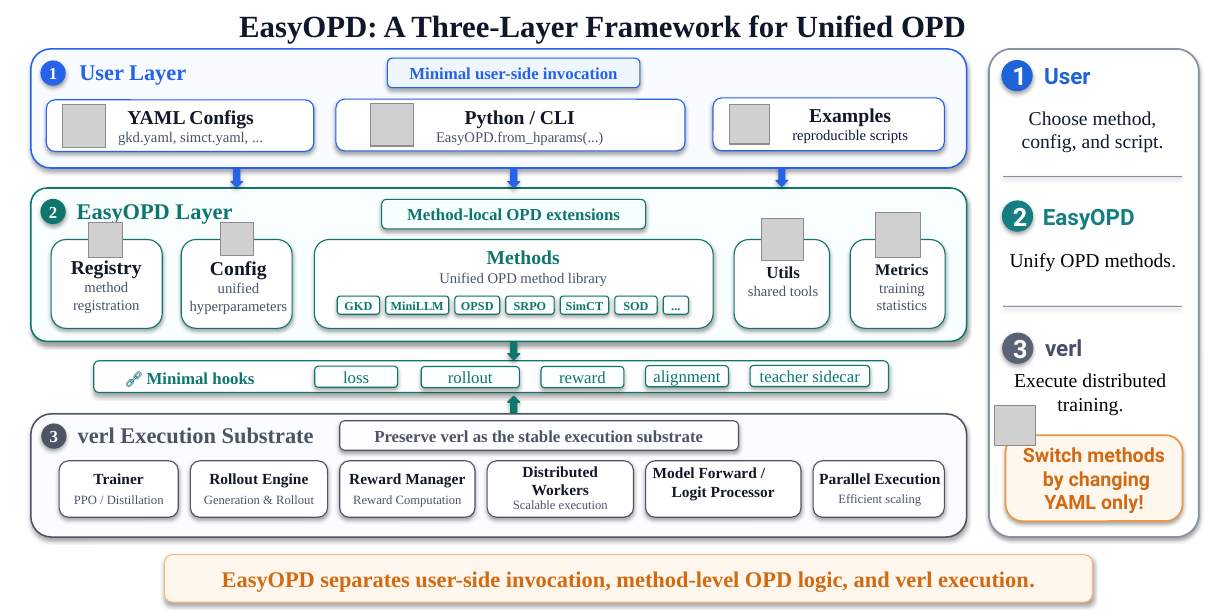
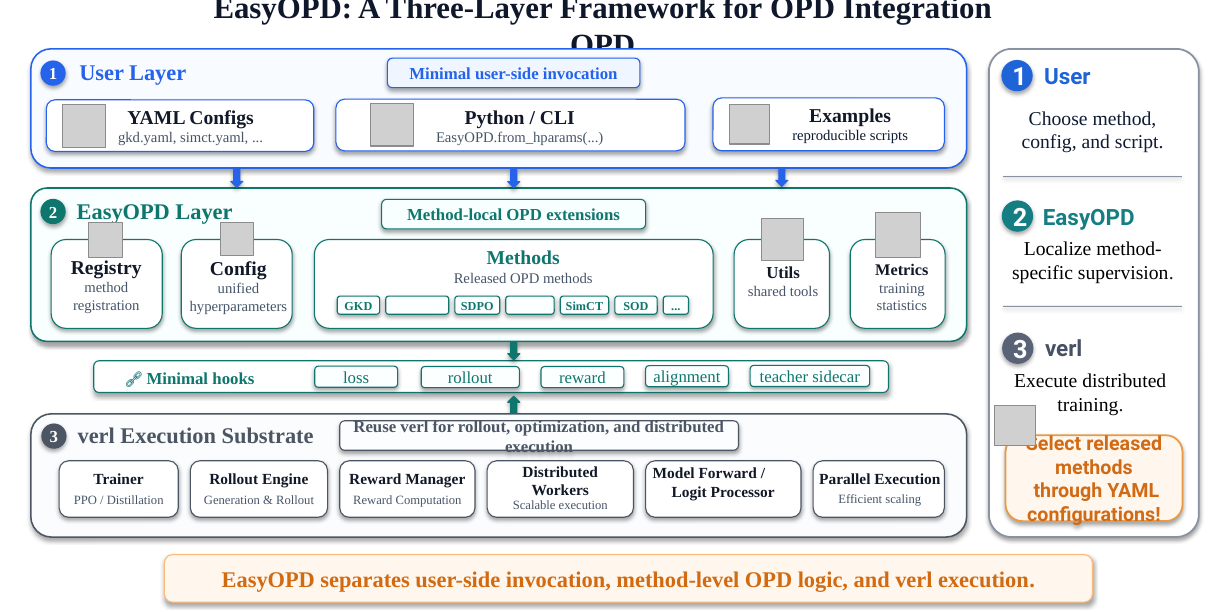
Before and after one commit to wjl-bupt/EasyOPD, a slide deck: slide 1 of latex/figures/framework_0526.pptx. Drawn at 1232x612 pixels with LibreOffice and Linux fonts; fonts in the diff are those of the drawing; grey boxes stand for pictures. Boxes give left, top, right and bottom in pixels: in the first picture for what was removed or moved away, otherwise in the second. Text is boxed around its words. In the diff, an @@ line names an element or a change of style, - is before the commit and + after.

```diff
--- a/latex/figures/framework_0526.pptx
+++ b/latex/figures/framework_0526.pptx
@@ text at [214, 0, 992, 59]: text changed @@
-EasyOPD: A Three-Layer Framework for Unified OPD
+EasyOPD: A Three-Layer Framework for OPD Integration OPD
@@ text at [1012, 241, 1174, 284]: text changed @@
-Unify OPD methods.
+Localize method-specific supervision.
@@ text at [454, 273, 593, 283]: text changed @@
-Unified OPD method library
+Released OPD methods
@@ text in rounded rectangle at [391, 301, 444, 310]: text removed @@
-MiniLLM
@@ text in rounded rectangle at [461, 302, 494, 310]: text changed @@
-OPSD
+SDPO
@@ text in rounded rectangle at [514, 302, 547, 310]: text removed @@
-SRPO
@@ text in rounded rectangle at [353, 420, 724, 453]: text changed @@
-Preserve verl as the stable execution substrate
+Reuse verl for rollout, optimization, and distributed execution
@@ text in rounded rectangle at [1026, 432, 1162, 526]: text changed @@
-Switch methods
-by changing YAML only!
+Select released methods
+through YAML configurations!
```
Also in this commit, not shown: 21 other files.
